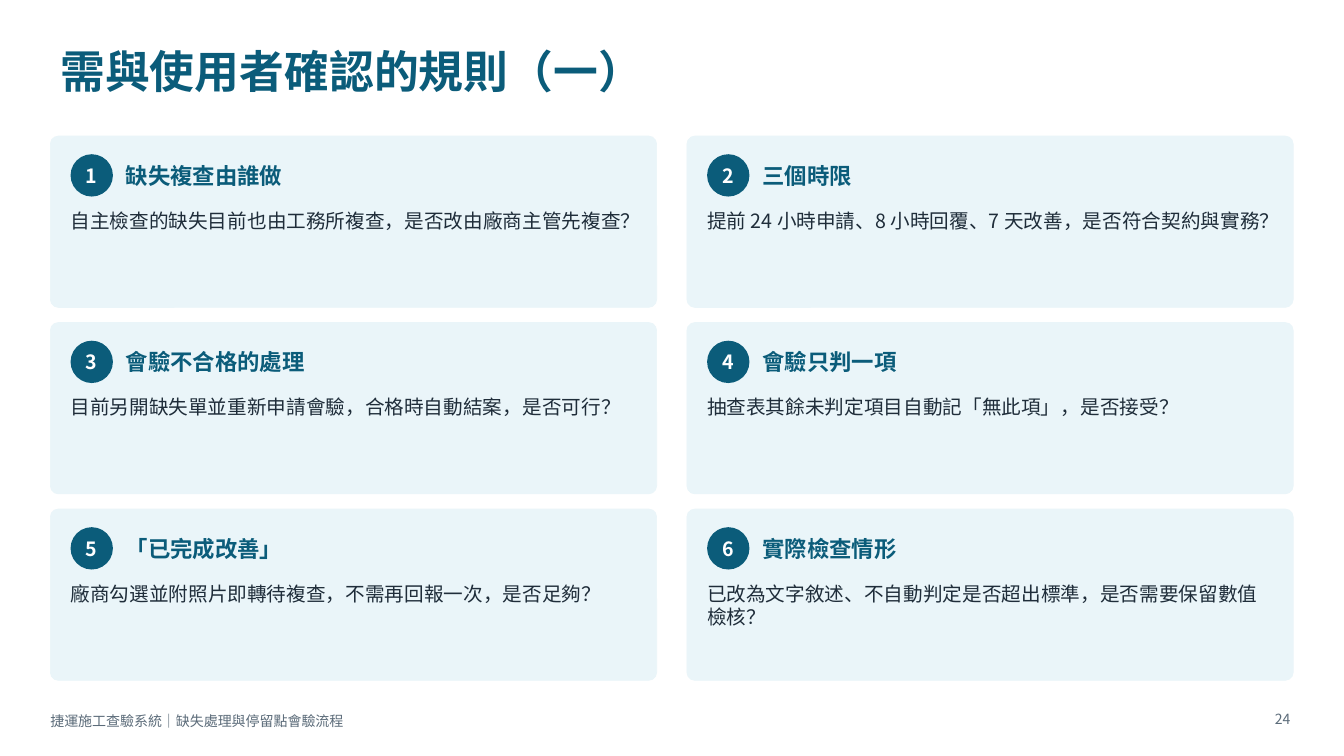
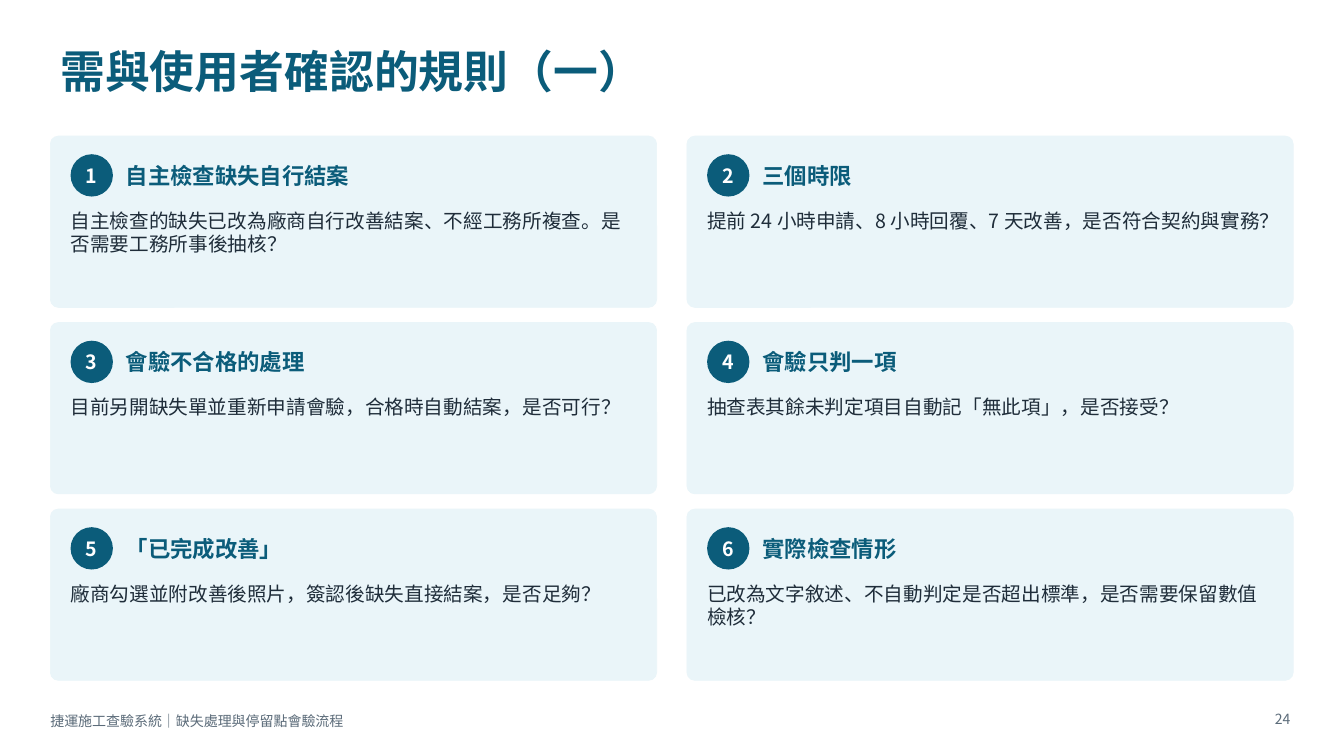
Before and after one commit to brianchou7310/MRT-Construction-QMS, a slide deck: slide 24 of 捷運施工查驗系統_缺失與停留點流程說明.pptx. Drawn at 1344x756 pixels with LibreOffice and Linux fonts; fonts in the diff are those of the drawing. Boxes give left, top, right and bottom in pixels: in the first picture for what was removed or moved away, otherwise in the second. Text is boxed around its words. In the diff, an @@ line names an element or a change of style, - is before the commit and + after.

```diff
--- a/捷運施工查驗系統_缺失與停留點流程說明.pptx
+++ b/捷運施工查驗系統_缺失與停留點流程說明.pptx
@@ text at bbox=[126, 165, 349, 186]: text changed @@
-缺失複查由誰做
+自主檢查缺失自行結案
@@ text at bbox=[71, 211, 621, 253]: text changed @@
-自主檢查的缺失目前也由工務所複查，是否改由廠商主管先複查？
+自主檢查的缺失已改為廠商自行改善結案、不經工務所複查。是否需要工務所事後抽核？
@@ text at bbox=[71, 584, 602, 603]: text changed @@
-廠商勾選並附照片即轉待複查，不需再回報一次，是否足夠？
+廠商勾選並附改善後照片，簽認後缺失直接結案，是否足夠？
```
Also in this commit, not shown: 11 other slides changed, 1 other file.
